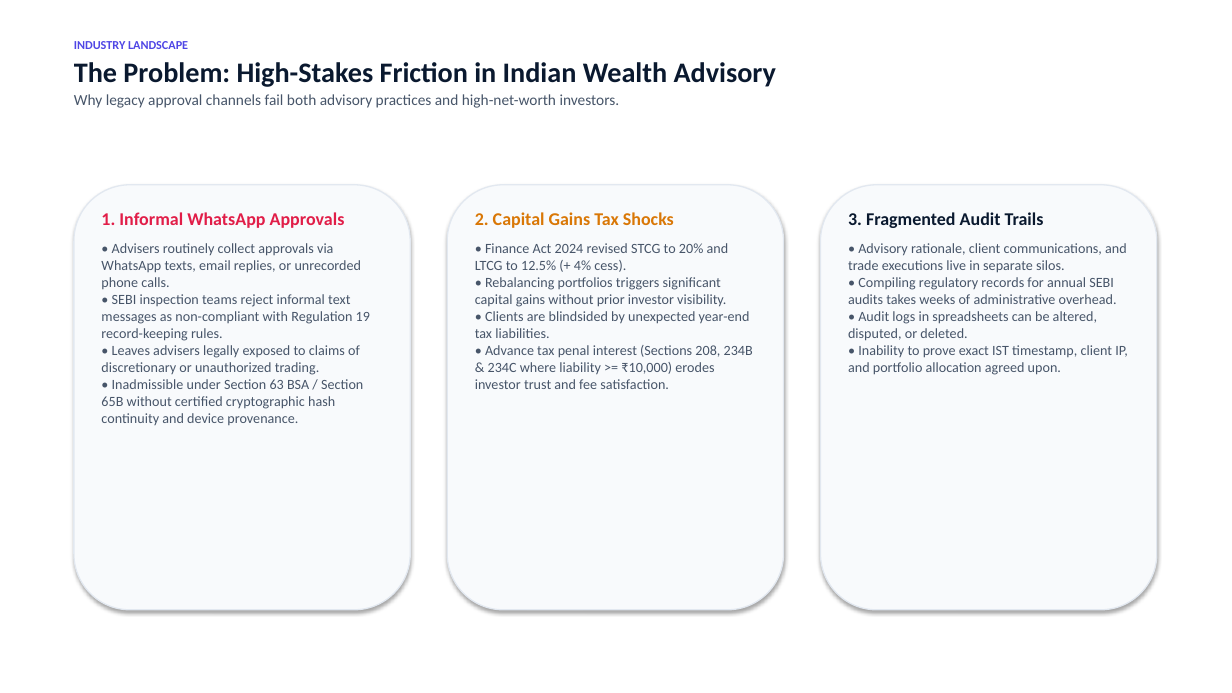
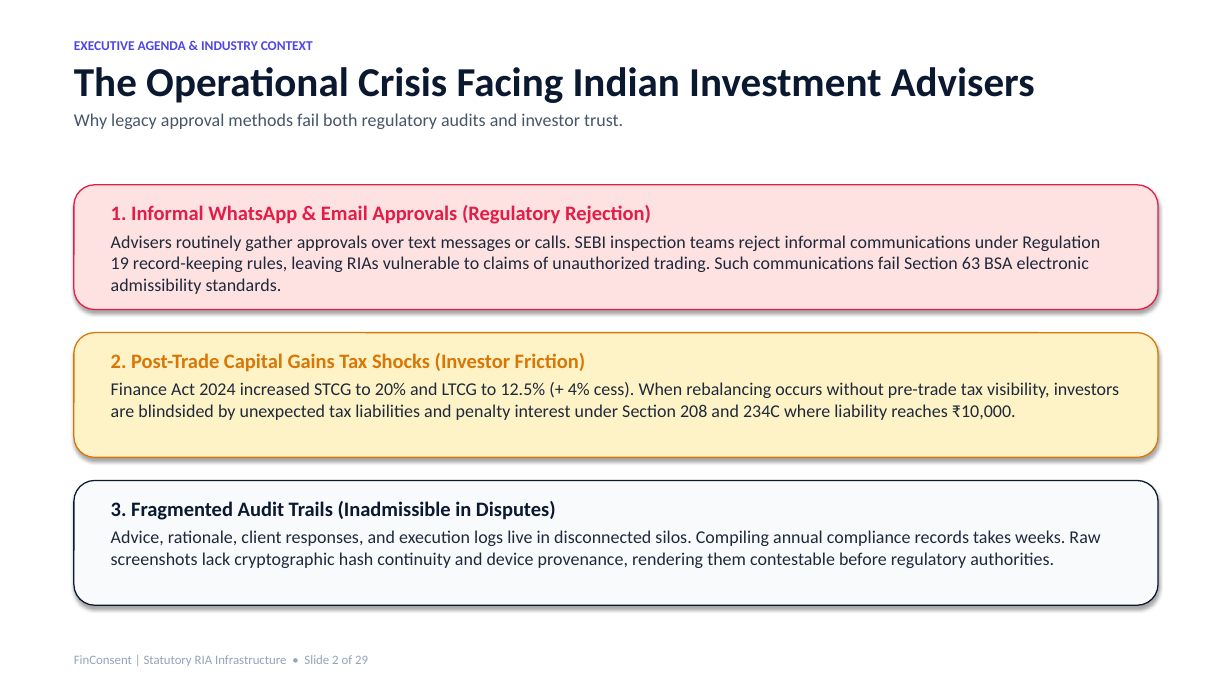
Before and after one commit to AtharvaSDeshpande/FinConsent, a slide deck: slide 2 of FinConsent-Client-Presentation.pptx. Drawn at 1232x693 pixels with LibreOffice and Linux fonts; fonts in the diff are those of the drawing. Boxes give left, top, right and bottom in pixels: in the first picture for what was removed or moved away, otherwise in the second. Text is boxed around its words. In the diff, an @@ line names an element or a change of style, - is before the commit and + after.

```diff
--- a/FinConsent-Client-Presentation.pptx
+++ b/FinConsent-Client-Presentation.pptx
@@ text at box(74, 41, 1035, 129): text changed; size 12 to 14 pt; bold on @@
-INDUSTRY LANDSCAPE
-The Problem: High-Stakes Friction in Indian Wealth Advisory
-Why legacy approval channels fail both advisory practices and high-net-worth investors.
+EXECUTIVE AGENDA & INDUSTRY CONTEXT
+The Operational Crisis Facing Indian Investment Advisers
+Why legacy approval methods fail both regulatory audits and investor trust.
@@ rounded rectangle: place and size @@
-rounded rectangle at box(74, 185, 410, 610)
+rounded rectangle at box(74, 185, 1158, 310)
@@ rounded rectangle at box(74, 185, 1158, 310): fill #F8FAFC to #FEE2E2; outline #E2E8F0 1 pt to #E11D48 1 pt @@
@@ text at box(111, 205, 1100, 294): text changed; size 11 to 14 pt; text colour #475569 to #1E293B @@
-1. Informal WhatsApp Approvals
-• Advisers routinely collect approvals via WhatsApp texts, email replies, or unrecorded phone calls.
-• SEBI inspection teams reject informal text messages as non-compliant with Regulation 19 record-keeping rules.
-• Leaves advisers legally exposed to claims of discretionary or unauthorized trading.
-• Inadmissible under Section 63 BSA / Section 65B without certified cryptographic hash continuity and device provenance.
+1. Informal WhatsApp & Email Approvals (Regulatory Rejection)
+Advisers routinely gather approvals over text messages or calls. SEBI inspection teams reject informal communications under Regulation 19 record-keeping rules, leaving RIAs vulnerable to claims of unauthorized trading. Such communications fail Section 63 BSA electronic admissibility standards.
@@ rounded rectangle: place and size @@
-rounded rectangle at box(447, 185, 784, 610)
+rounded rectangle at box(74, 333, 1158, 457)
@@ rounded rectangle at box(74, 333, 1158, 457): fill #F8FAFC to #FEF3C7; outline #E2E8F0 1 pt to #D97706 1 pt @@
@@ text at box(111, 353, 1119, 420): text changed; size 11 to 14 pt; text colour #475569 to #1E293B @@
-2. Capital Gains Tax Shocks
-• Finance Act 2024 revised STCG to 20% and LTCG to 12.5% (+ 4% cess).
-• Rebalancing portfolios triggers significant capital gains without prior investor visibility.
-• Clients are blindsided by unexpected year-end tax liabilities.
-• Advance tax penal interest (Sections 208, 234B & 234C where liability >= ₹10,000) erodes investor trust and fee satisfaction.
+2. Post-Trade Capital Gains Tax Shocks (Investor Friction)
+Finance Act 2024 increased STCG to 20% and LTCG to 12.5% (+ 4% cess). When rebalancing occurs without pre-trade tax visibility, investors are blindsided by unexpected tax liabilities and penalty interest under Section 208 and 234C where liability reaches ₹10,000.
@@ rounded rectangle: place and size @@
-rounded rectangle at box(821, 185, 1157, 610)
+rounded rectangle at box(74, 481, 1158, 605)
@@ rounded rectangle at box(74, 481, 1158, 605): outline #E2E8F0 1 pt to #0A192F 1 pt @@
@@ text at box(111, 501, 1100, 568): text changed; size 11 to 14 pt; text colour #475569 to #1E293B @@
-3. Fragmented Audit Trails
-• Advisory rationale, client communications, and trade executions live in separate silos.
-• Compiling regulatory records for annual SEBI audits takes weeks of administrative overhead.
-• Audit logs in spreadsheets can be altered, disputed, or deleted.
-• Inability to prove exact IST timestamp, client IP, and portfolio allocation agreed upon.
+3. Fragmented Audit Trails (Inadmissible in Disputes)
+Advice, rationale, client responses, and execution logs live in disconnected silos. Compiling annual compliance records takes weeks. Raw screenshots lack cryptographic hash continuity and device provenance, rendering them contestable before regulatory authorities.
@@ text added at box(74, 655, 368, 666), 10 pt, text #94A3B8 @@
+FinConsent | Statutory RIA Infrastructure • Slide 2 of 29
```
Also in this commit, not shown: 25 other slides changed, 3 slides added, 3 slides removed, 44 other files.
